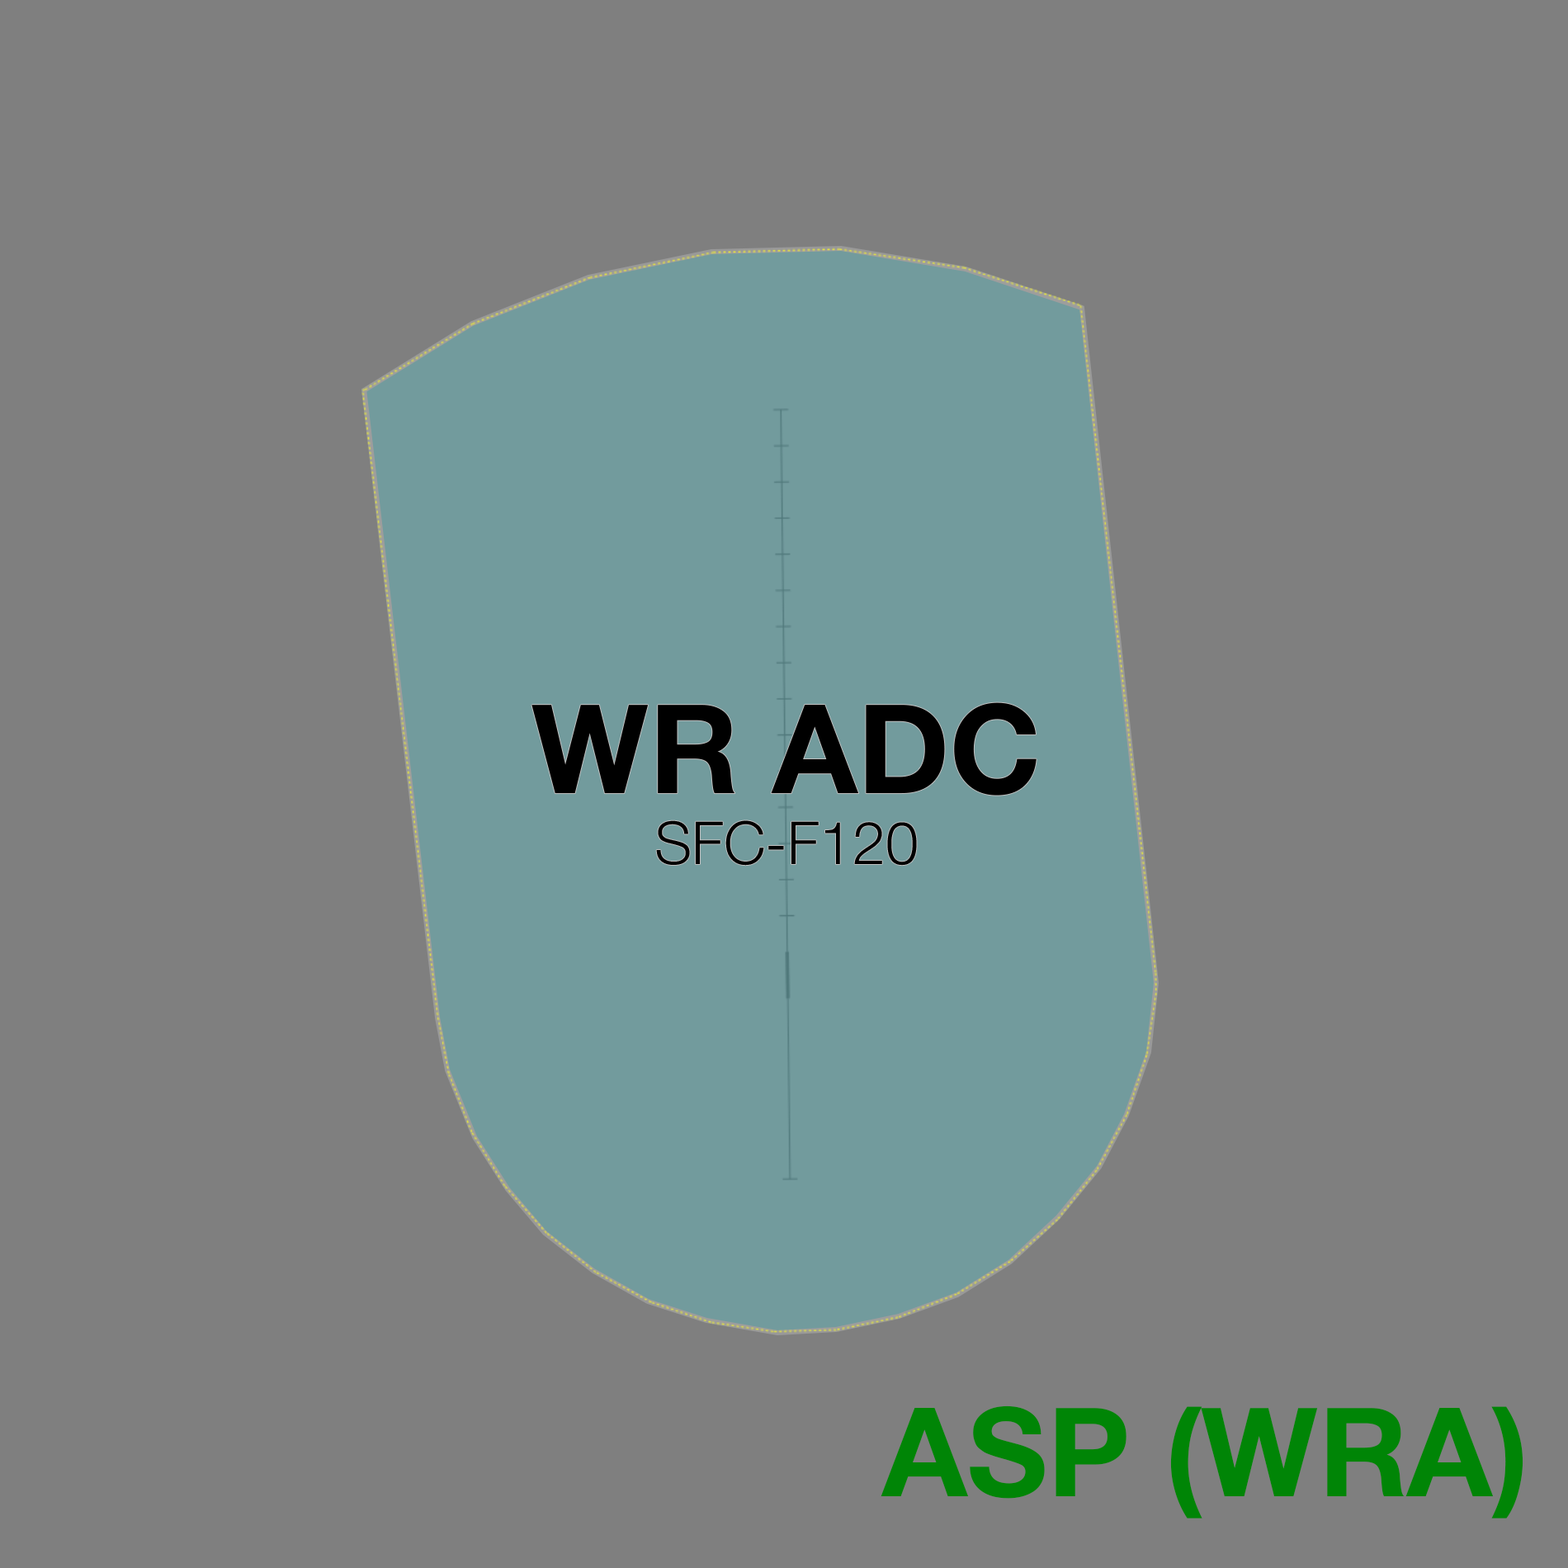
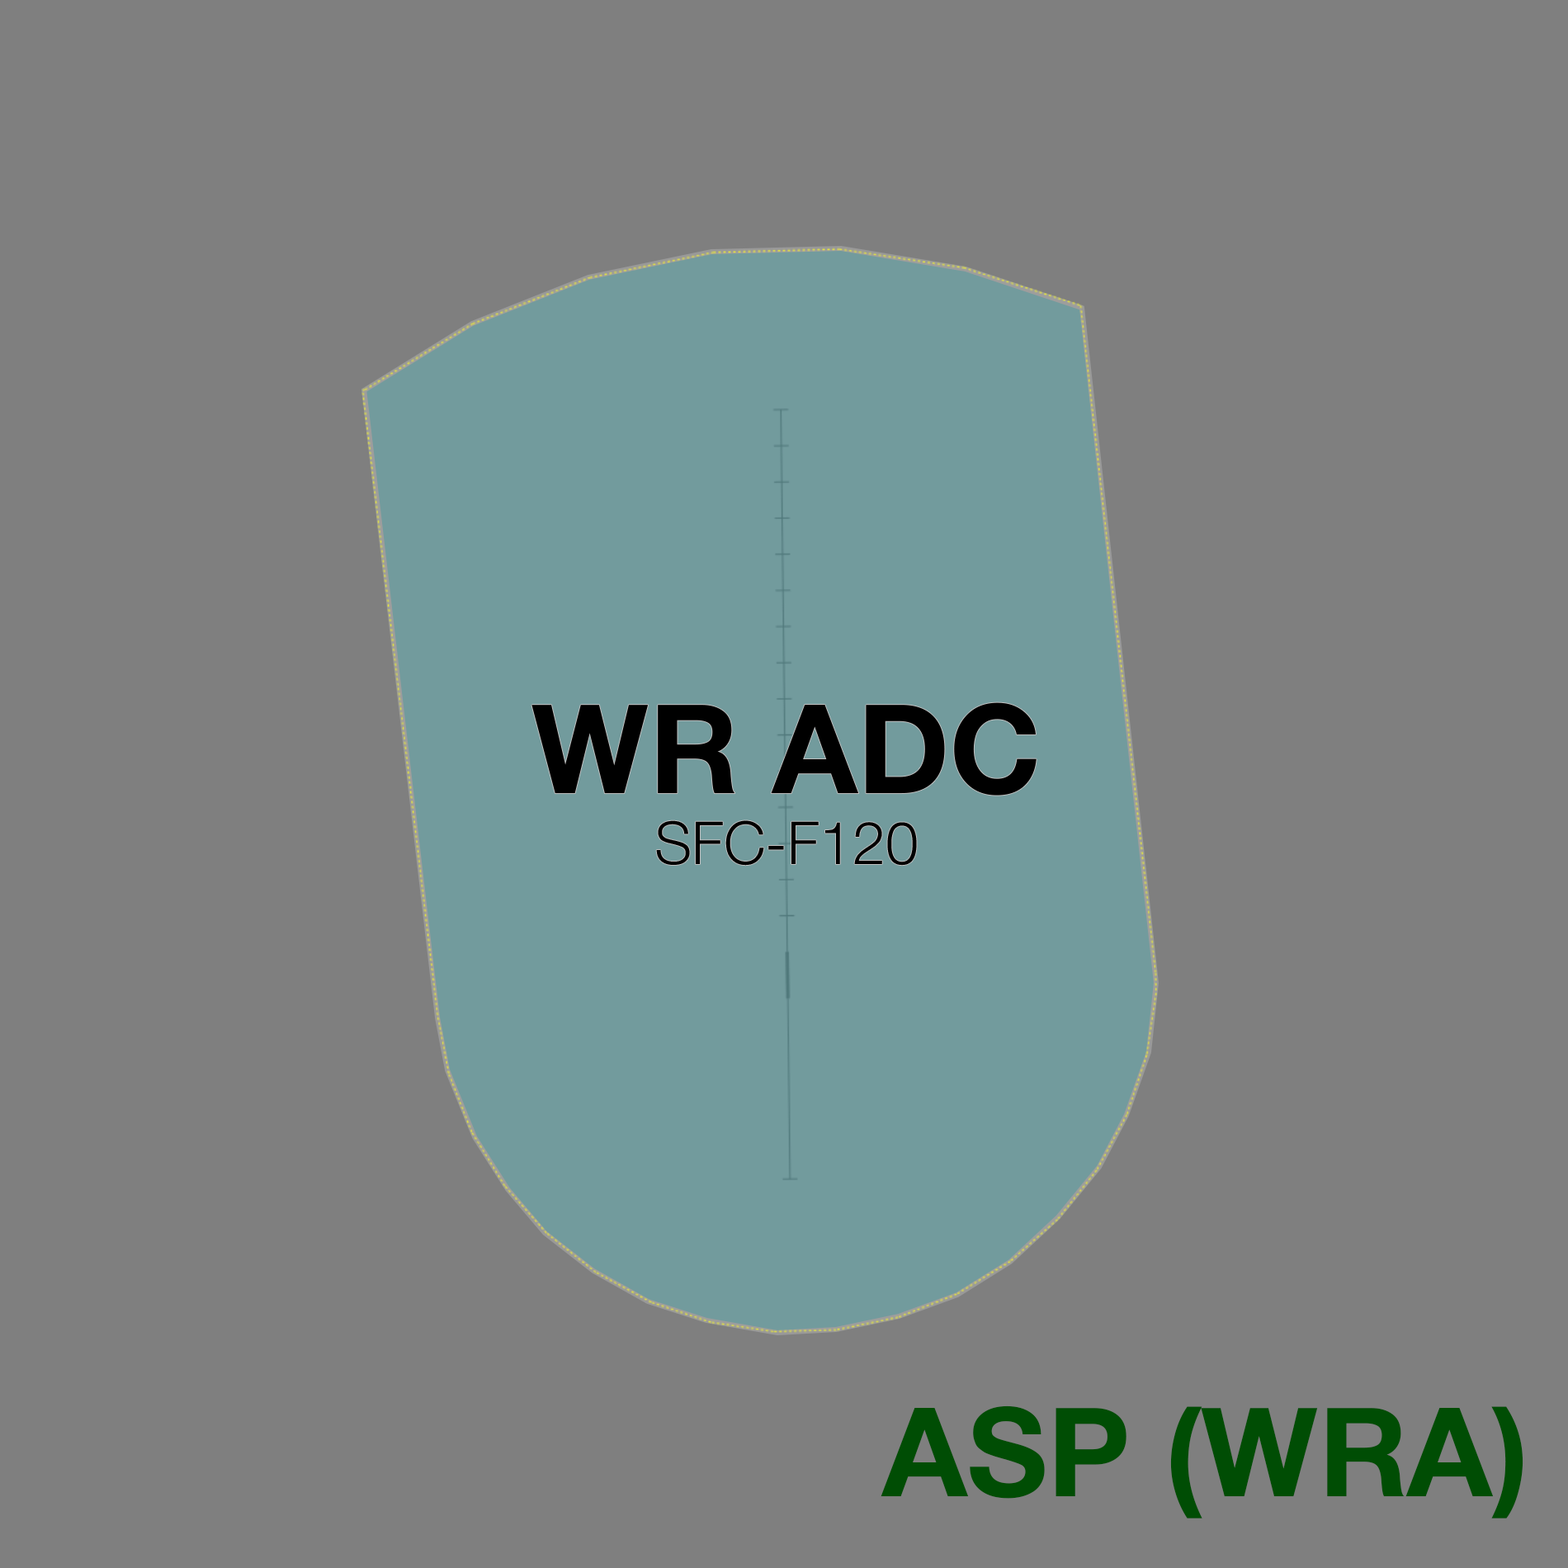
Revision of a layered 1568 × 1568 image; what changed, layer by layer:
painted on "ASP (WRA)" over left=880, top=1405, right=1524, bottom=1519